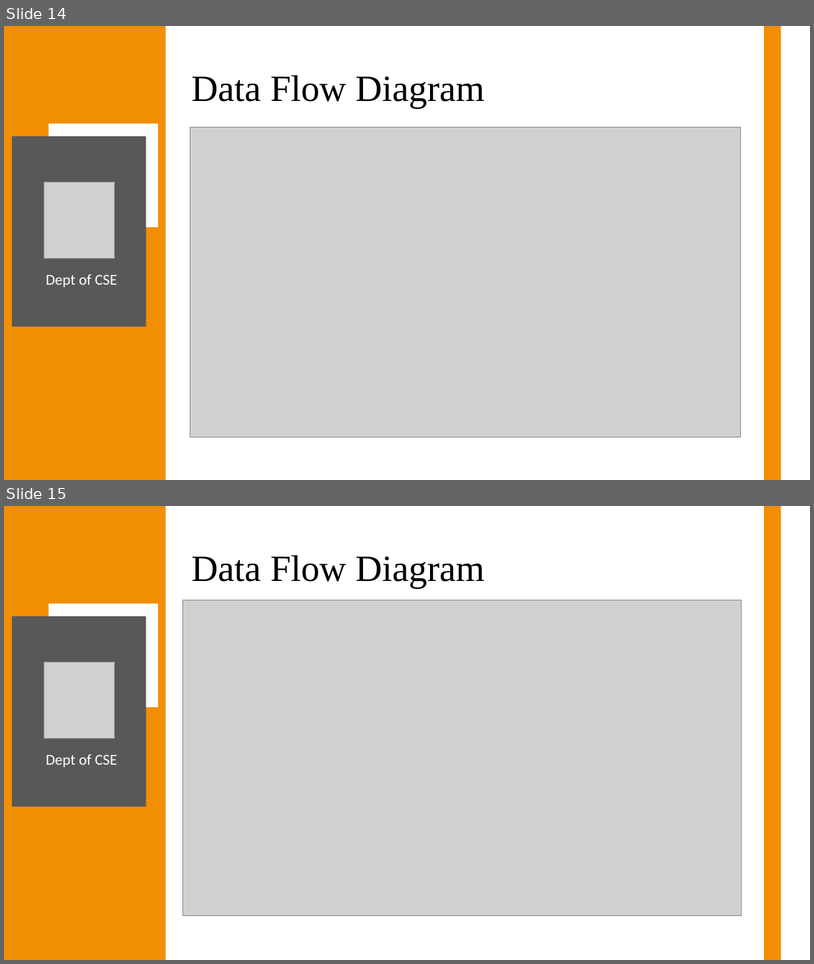
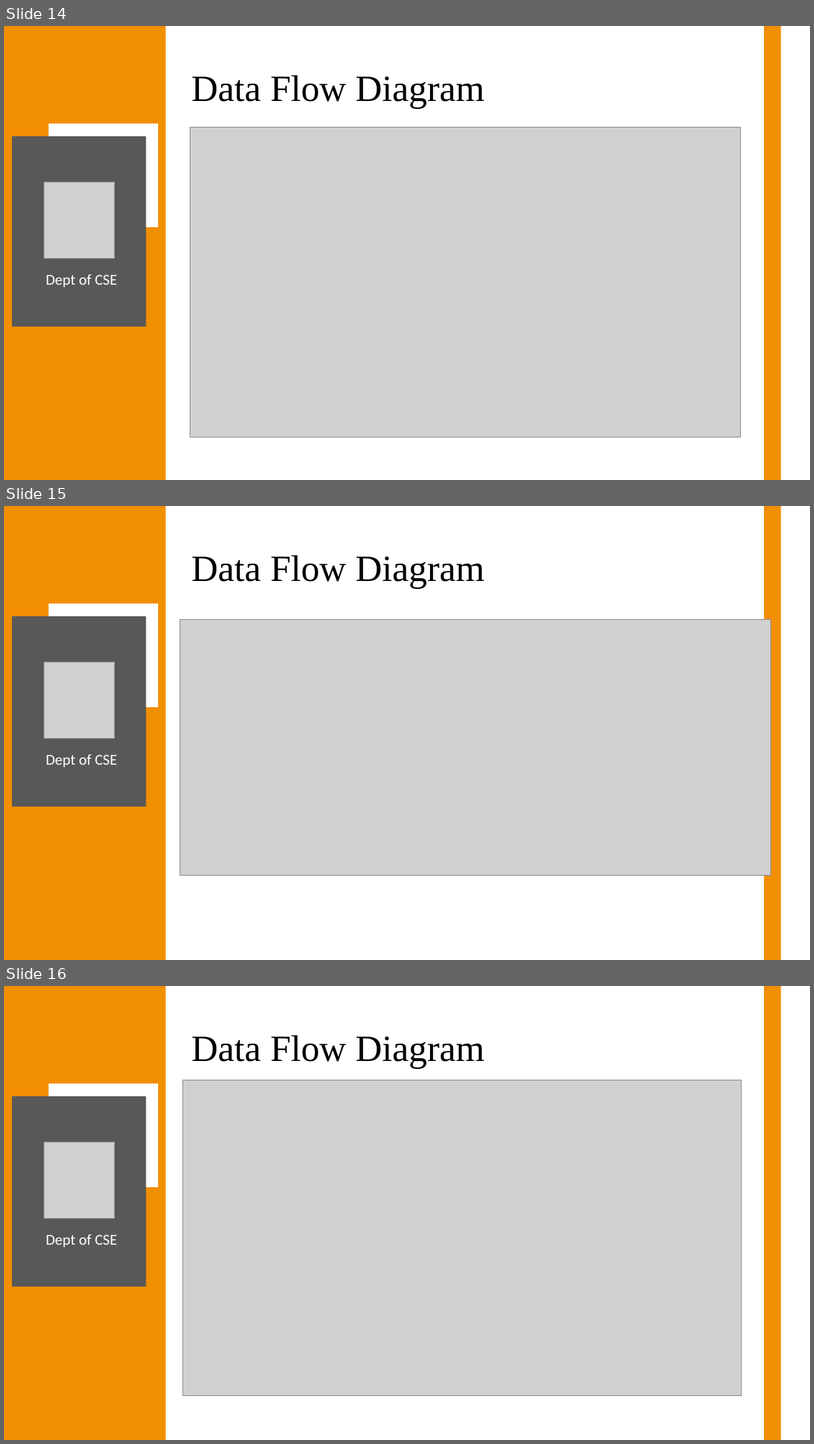
Before and after one commit to Anish202020/7th-Semester, a slide deck: Report & PPT/Project Work/Ppt/Callify Synopsis.pptx. Shown one above the other, each under a label of ours: slides 14 and 15 before the commit, slides 14, 15 and 16 after it. The pictures are 814x964 and 814x1444 pixels, drawn with LibreOffice and Linux fonts; fonts in the diff are those of the drawing; grey boxes stand for pictures. Boxes give left, top, right and bottom in pixels: in the first picture for what was removed or moved away, otherwise in the second. Text is boxed around its words. In the diff, an @@ line names an element or a change of style, - is before the commit and + after.

```diff
--- a/Report & PPT/Project Work/Ppt/Callify Synopsis.pptx
+++ b/Report & PPT/Project Work/Ppt/Callify Synopsis.pptx
@@ slide 15 added at (4, 506, 810, 960), background #FFFFFF @@
@@ rectangle added at (4, 506, 165, 960), fill #F28E01 @@
@@ rectangle added at (764, 506, 782, 960), fill #F28E01 @@
@@ title added at (191, 555, 484, 588), 44 pt, text #000000 @@
+Data Flow Diagram
@@ rectangle added at (49, 603, 158, 707), fill #FFFFFF @@
@@ rectangle added at (12, 616, 146, 807), fill #585858 @@
@@ picture added at (180, 619, 772, 875) @@
@@ picture added at (44, 662, 115, 738) @@
@@ text added at (46, 754, 117, 767), 18 pt, text #FFFFFF @@
+Dept of CSE
@@ what was slide 15 is now slide 16 @@
```
Also in this commit, not shown: 1 other file.
